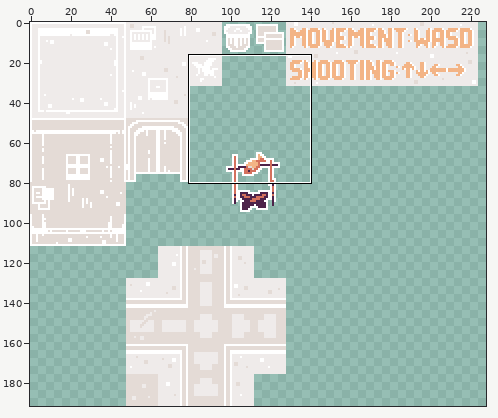
Sprite sheet -- assets/tilesets/tileset.png. The picture above shows the old version from afar; the outline marks the close-up.
Close-up. Before the edit:
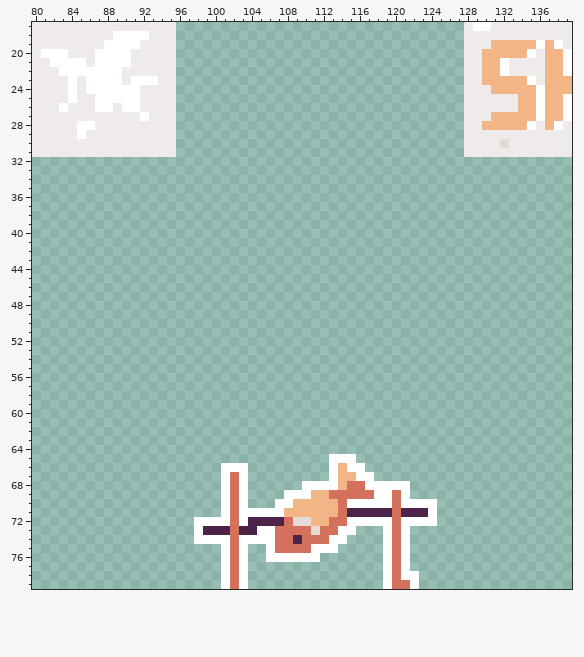
The file is 320x192 pixels. Shown: x 80..139, y 17..79. The wide view leaves out empty margins. The commit also changed other parts of the picture, which this record leaves out.
After the commit:
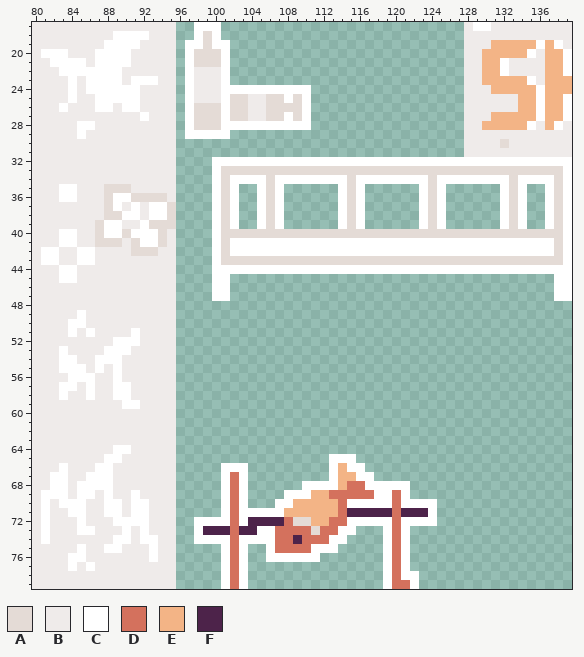
Palette (. is transparent): A #e4dbd6  B #efebea  C #ffffff  D #d4715d  E #f3b486  F #4d234a
Changes in this commit:
Changed rows in their new state; - is an unchanged pixel.
first column x 80:
17 ------------------CCC---------------------------------------
18 ------------------CAC---------------------------------------
19 -----------------CCACC--------------------------------------
20 -----------------CAAAC--------------------------------------
21 -----------------CAAAC--------------------------------------
22 -----------------CBBBC--------------------------------------
23 -----------------CBBBC--------------------------------------
24 -----------------CBBBCCCCCCCCCC-----------------------------
25 -----------------CBBBCAABBAACAC-----------------------------
26 -----------------CAAACAABBAAAAC-----------------------------
27 -----------------CAAACAABBAACAC-----------------------------
28 -----------------CAAACCCCCCCCCC-----------------------------
29 -----------------CCCCC--------------------------------------
32 BBBBBBBBBBBBBBBB----CCCCCCCCCCCCCCCCCCCCCCCCCCCCCCCCCCCCCCCC
33 BBBBBBBBBBBBBBBB----CAAAAAAAAAAAAAAAAAAAAAAAAAAAAAAAAAAAAAAC
34 BBBBBBBBBBBBBBBB----CACCCCACCCCCCCCACCCCCCCCACCCCCCCCACCCCAC
35 BBBCCBBBAAABBBBB----CAC--CAC------CAC------CAC------CAC--CAC
36 BBBCCBBBACCAAAAB----CAC--CAC------CAC------CAC------CAC--CAC
37 BBBBBBBBACBCBCCA----CAC--CAC------CAC------CAC------CAC--CAC
38 BBBBBBBBAACCBCCA----CAC--CAC------CAC------CAC------CAC--CAC
39 BBBBBBBACCBBCAAA----CAC--CAC------CAC------CAC------CAC--CAC
40 BBBCCBBACCACCCAB----CAAAAAAAAAAAAAAAAAAAAAAAAAAAAAAAAAAAAAAC
41 BBBCCBBAAABACCAB----CACCCCCCCCCCCCCCCCCCCCCCCCCCCCCCCCCCCCAC
42 BCCBBCCBBBBAAABB----CACCCCCCCCCCCCCCCCCCCCCCCCCCCCCCCCCCCCAC
43 BCCBBCCBBBBBBBBB----CAAAAAAAAAAAAAAAAAAAAAAAAAAAAAAAAAAAAAAC
44 BBBCCBBBBBBBBBBB----CCCCCCCCCCCCCCCCCCCCCCCCCCCCCCCCCCCCCCCC
45 BBBCCBBBBBBBBBBB----CC------------------------------------CC
46 BBBBBBBBBBBBBBBB----CC------------------------------------CC
47 BBBBBBBBBBBBBBBB----CC------------------------------------CC
48 BBBBBBBBBBBBBBBB--------------------------------------------
49 BBBBBCBBBBBBBBBB--------------------------------------------
50 BBBBCCBBBBBBBBBB--------------------------------------------
51 BBBBCBCBBBBCBBBB--------------------------------------------
52 BBBBBBBBBCCCBBBB--------------------------------------------
53 BBBCBBBBCCCBBBBB--------------------------------------------
54 BBBCCBBCCCBBBBBB--------------------------------------------
55 BBBCCCBCBCBBBBBB--------------------------------------------
56 BBBBCCCBBCBBBBBB--------------------------------------------
57 BBBCCBCBBCCBBBBB--------------------------------------------
58 BBBCBBCBBCCBBBBB--------------------------------------------
59 BBBBBBBBBBCCBBBB--------------------------------------------
60 BBBBBBBBBBBBBBBB--------------------------------------------
61 BBBBBBBBBBBBBBBB--------------------------------------------
62 BBBBBBBBBBBBBBBB--------------------------------------------
63 BBBBBBBBBBBBBBBB--------------------------------------------
64 BBBBBBBBBCCBBBBB--------------------------------------------
65 BBBBBBBBCCBBBBBB--------------------------------------------
66 BBBCBBBCCBBBBBBB--------------------------------------------
67 BBCCBBCCCBBBBBBB--------------------------------------------
68 BBCCBCCCCBBBBBBB--------------------------------------------
69 BCCCBCCBCBBCBBBB--------------------------------------------
70 BCBCCCBBCCBCCBBB--------------------------------------------
71 BCBBCCBBCCBCCBBB--------------------------------------------
72 BCBBBCBBBCCCCBBB--------------------------------------------
73 BCBBBCCBBBCBCBBB--------------------------------------------
74 BCBBBBBBBCCBCCBB--------------------------------------------
75 BBBBBCBBCCBBBCBB--------------------------------------------
76 BBBBCCBBBBBBBCBB--------------------------------------------
77 BBBBCBCBBBBBBBBB--------------------------------------------
78 BBBBBBBBBBBBBBBB--------------------------------------------
79 BBBBBBBBBBBBBBBB--------------------------------------------
Boxes around the changes in both close-ups, in picture pixels (x1, y1, x2, y2):
added: (32, 22, 572, 589)
